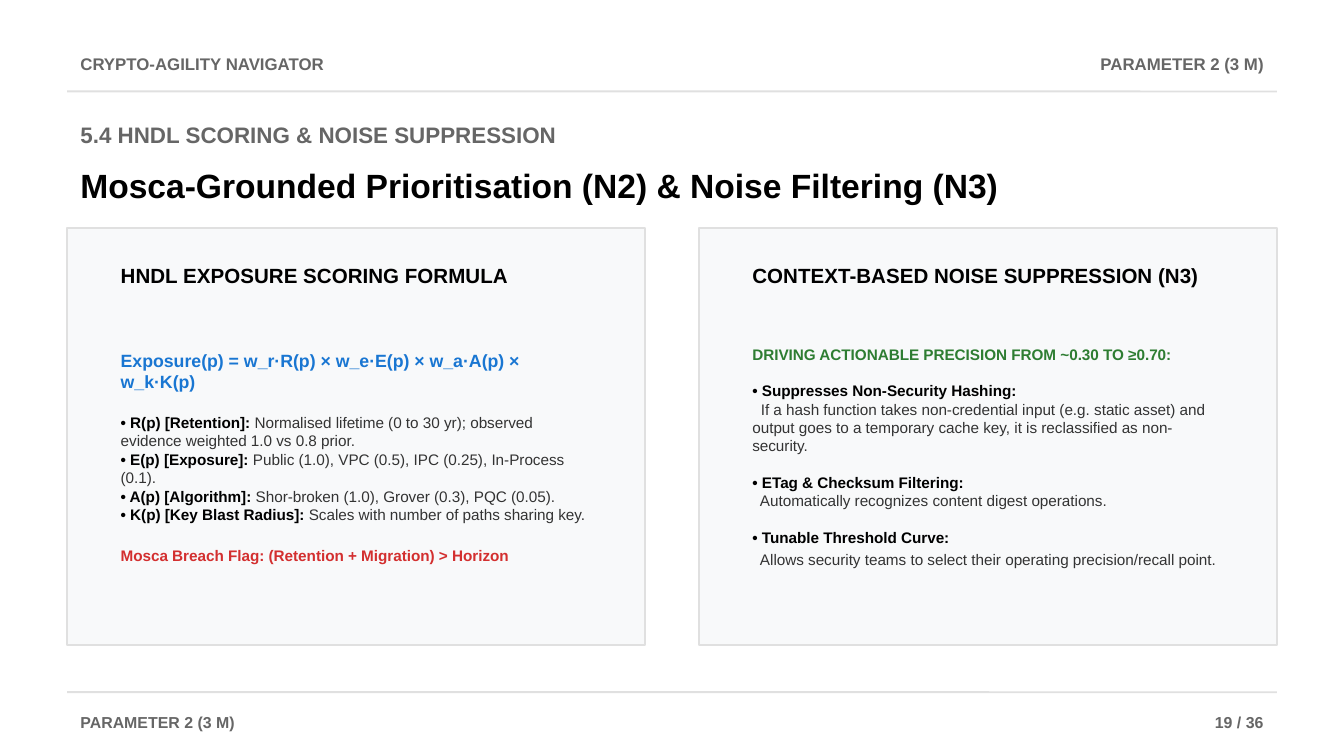
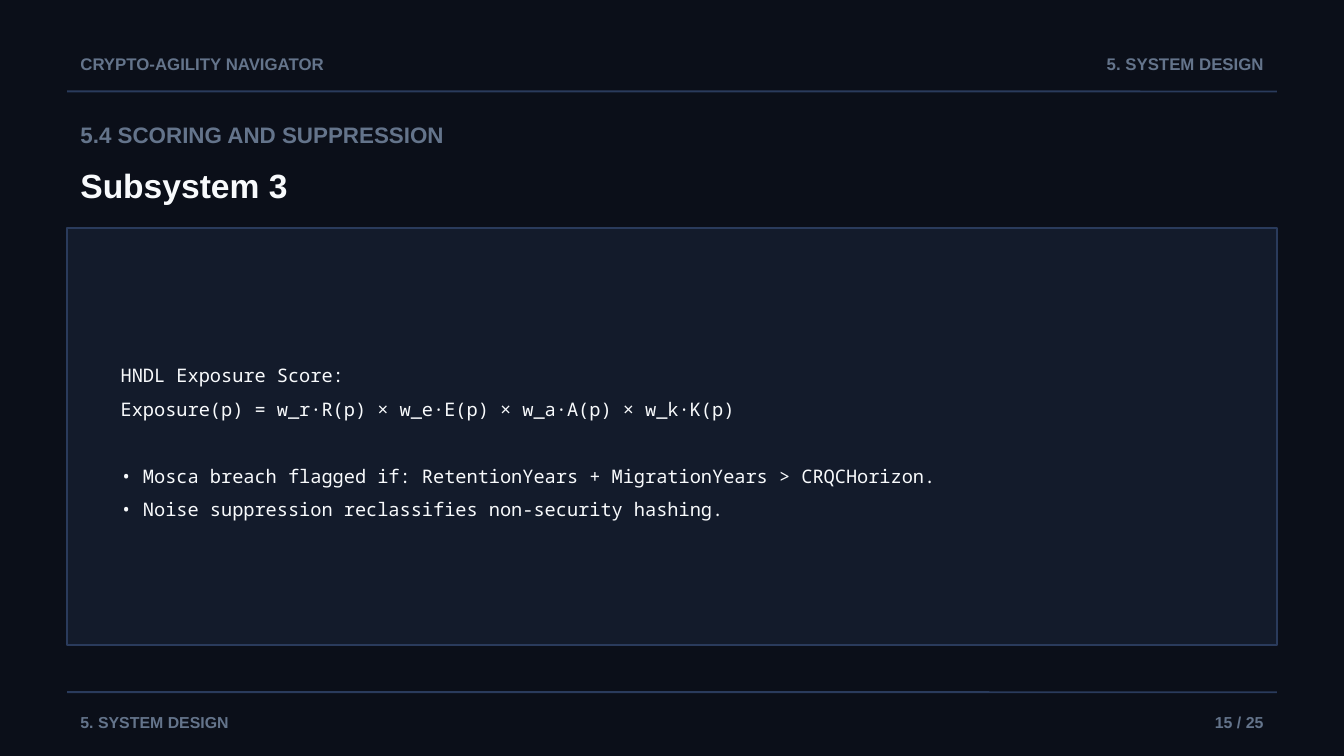
Before and after one commit to AviDhandhania/IDP-Project, a slide deck: slide 15 of docs/presentations/Crypto-Agility_Navigator_Review2.pptx (slide 19 before the commit). Drawn at 1344x756 pixels with LibreOffice and Linux fonts; fonts in the diff are those of the drawing. Boxes give left, top, right and bottom in pixels: in the first picture for what was removed or moved away, otherwise in the second. Text is boxed around its words. In the diff, an @@ line names an element or a change of style, - is before the commit and + after.

Commit message:
feat: regenerate PPTX from scratch strictly based on exact Markdown content

```diff
--- a/docs/presentations/Crypto-Agility_Navigator_Review2.pptx
+++ b/docs/presentations/Crypto-Agility_Navigator_Review2.pptx
@@ background #FFFFFF to #0B0F19 @@
@@ text "CRYPTO-AGILITY NAVIGATOR" at (80, 58, 324, 70): text colour #666666 to #64748B @@
@@ text at (1107, 58, 1263, 70): text changed; text colour #666666 to #64748B @@
-PARAMETER 2 (3 M)
+5. SYSTEM DESIGN
@@ line (67, 91) - (1277, 91): stroke #E0E0E0 1 pt to #2A3B5C 1 pt @@
@@ text at (80, 127, 444, 143): text changed; text colour #666666 to #64748B @@
-5.4 HNDL SCORING & NOISE SUPPRESSION
+5.4 SCORING AND SUPPRESSION
@@ text at (80, 173, 288, 204): text changed; text colour #000000 to #F8FAFC @@
-Mosca-Grounded Prioritisation (N2) & Noise Filtering (N3)
+Subsystem 3
@@ rectangle removed at (67, 228, 645, 645) @@
@@ rectangle added at (67, 228, 1277, 645), fill #131B2B, outline #2A3B5C 1 pt @@
@@ rectangle removed at (699, 228, 1277, 645) @@
@@ text removed at (121, 268, 508, 284) @@
-HNDL EXPOSURE SCORING FORMULA
@@ text removed at (752, 268, 1198, 288) @@
-CONTEXT-BASED NOISE SUPPRESSION (N3)
@@ text removed at (121, 354, 585, 564) @@
-Exposure(p) = w_r·R(p) × w_e·E(p) × w_a·A(p) × w_k·K(p)
-• R(p) [Retention]: Normalised lifetime (0 to 30 yr); observed evidence weighted 1.0 vs 0.8 prior.
-• E(p) [Exposure]: Public (1.0), VPC (0.5), IPC (0.25), In-Process (0.1).
-• A(p) [Algorithm]: Shor-broken (1.0), Grover (0.3), PQC (0.05).
-• K(p) [Key Blast Radius]: Scales with number of paths sharing key.
-Mosca Breach Flag: (Retention + Migration) > Horizon
@@ text removed at (752, 349, 1216, 568) @@
-DRIVING ACTIONABLE PRECISION FROM ~0.30 TO ≥0.70:
-• Suppresses Non-Security Hashing:
-If a hash function takes non-credential input (e.g. static asset) and output goes to a temporary cache key, it is reclassified as non-security.
-• ETag & Checksum Filtering:
-Automatically recognizes content digest operations.
-• Tunable Threshold Curve:
-Allows security teams to select their operating precision/recall point.
@@ text added at (121, 368, 935, 521), 10 pt, text #F8FAFC @@
+HNDL Exposure Score:
+Exposure(p) = w_r·R(p) × w_e·E(p) × w_a·A(p) × w_k·K(p)
+• Mosca breach flagged if: RetentionYears + MigrationYears > CRQCHorizon.
+• Noise suppression reclassifies non-security hashing.
@@ line (67, 692) - (1277, 692): stroke #E0E0E0 1 pt to #2A3B5C 1 pt @@
@@ text at (80, 717, 229, 728): text changed; text colour #666666 to #64748B @@
-PARAMETER 2 (3 M)
+5. SYSTEM DESIGN
@@ text at (1215, 717, 1264, 728): text changed; text colour #666666 to #64748B @@
-19 / 36
+15 / 25
```
Also in this commit, not shown: 9 other slides changed, 15 slides added, 27 slides removed, 2 other files.
